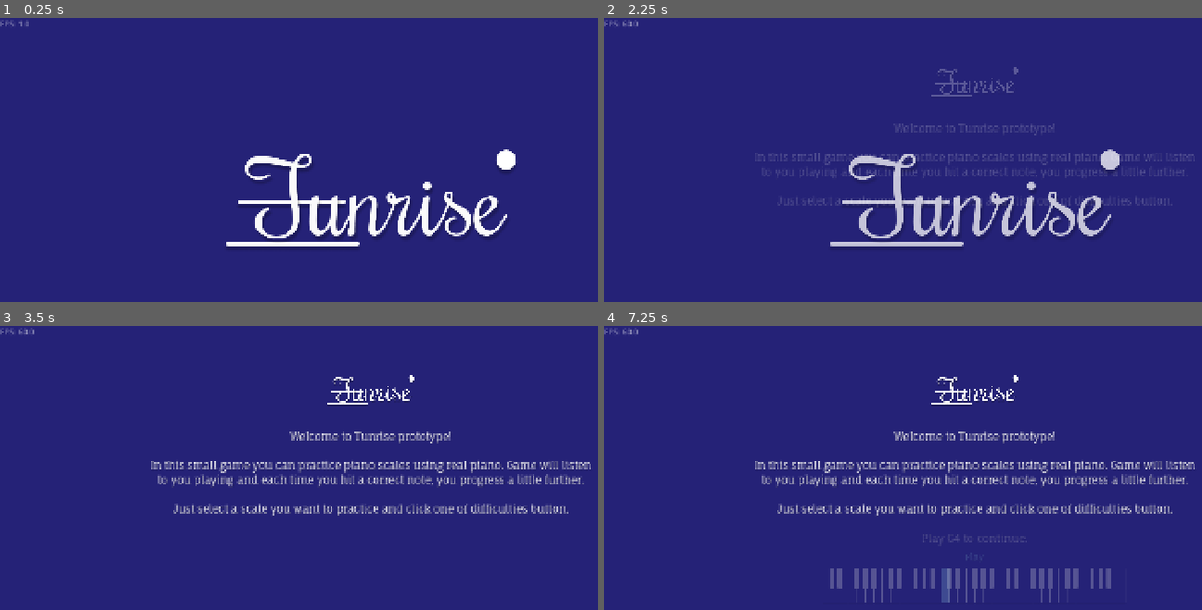
Above: before the commit, frames 1-4 (two rows, left to right).
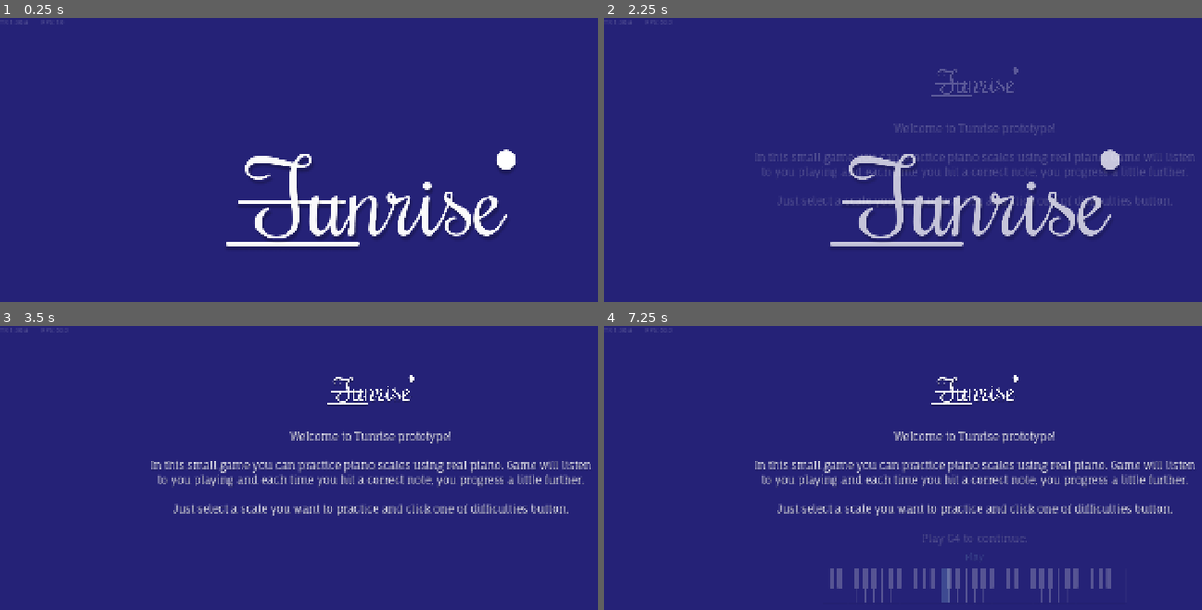
Above: after the commit, the same moments.

Repository: jw-xplore/TunnerScalePrototype
Game: Godot game, scene res://Game/Levels/Game.tscn
Two runs of this game, one before a commit and one after it. Both use one fixed random seed, a clock stepped at 60 frames per second and the inputs below.
Inputs (mouse positions are in pixels of both pictures, inside the frame that each line leads up to):
- Up to frame 1 (0.25 s): no input
- Up to frame 2 (2.25 s): click (outside the picture) at 0.5 s; click (outside the picture) at 1.25 s; click (897, 154) at 2 s
- Up to frame 3 (3.5 s): click (448, 462) at 2.75 s
- Up to frame 4 (7.25 s): click (outside the picture) at 3.5 s; click (outside the picture) at 4.25 s; click (897, 462) at 5 s; click (1052, 462) at 5.75 s; click (outside the picture) at 6.5 s

The runs differ from the first frame. In frame 1, less than 0.1% of the frame differs, in the area x 0-11%, y 0-3%; in frame 2, less than 0.1%, in the area x 0-12%, y 0-3%; in frame 3, less than 0.1%; in frame 4, less than 0.1%.

Commit message:
Changed: Audio to mp3

Diff:
--- a/Game/Levels/Game.tscn
+++ b/Game/Levels/Game.tscn
@@ -47,9 +47,19 @@
 read_delay = 7.0
 detect_tone_delay = 1.5
 
+[node name="LblVersion" type="Label" parent="."]
+z_index = 100
+offset_right = 83.0
+offset_bottom = 17.0
+theme_override_colors/font_color = Color(1, 1, 1, 0.19607843)
+theme_override_font_sizes/font_size = 12
+text = "TR 1.0.0.a"
+
 [node name="LblFps" type="Label" parent="."]
 z_index = 100
-offset_right = 40.0
-offset_bottom = 23.0
-theme_override_colors/font_color = Color(1, 1, 1, 0.5019608)
+offset_left = 83.0
+offset_right = 166.0
+offset_bottom = 17.0
+theme_override_colors/font_color = Color(1, 1, 1, 0.19607843)
+theme_override_font_sizes/font_size = 12
 text = "FPS"
--- a/Game/Levels/TestLevel.tscn
+++ b/Game/Levels/TestLevel.tscn
@@ -10,10 +10,11 @@
 [ext_resource type="Texture2D" uid="uid://kyk8n7c058xu" path="res://Game/Sprites/UI/Icon_Cancel.png" id="6_n8a3h"]
 [ext_resource type="PackedScene" uid="uid://ccpigel55v1pm" path="res://Game/Scenes/UI/PianoHint.tscn" id="8_ugqfd"]
 [ext_resource type="PackedScene" uid="uid://oce7o2nmo5cb" path="res://Game/Scenes/Sheets/SheetRenderer.tscn" id="9_abuft"]
-[ext_resource type="AudioStream" uid="uid://cgwpt731tquyo" path="res://Game/Audio/Melodies/WinMelody_placeholder.wav" id="9_ugqfd"]
+[ext_resource type="AudioStream" uid="uid://su00jtrckmg2" path="res://Game/Audio/Melodies/WinMelody.mp3" id="12_7pgud"]
 
 [node name="Level" type="Node2D" node_paths=PackedStringArray("metro", "scaleManager", "sheet_renderer", "gameplay_ui", …(218 unchanged characters)…
 script = ExtResource("1_1yube")
+_debug_note_success = true
 tones = Array[String](["C", "D", "E", "F", "G", "A", "B", "C", "C", "B", "A", "G", "F", "E", "D", "C"])
 metro = NodePath("Metronome")
 scaleManager = NodePath("ScalesManager")
@@ -338,6 +339,7 @@
 offset_right = 320.0
 offset_bottom = 286.0
 tone_game = NodePath("../../..")
+note_distance = 175.0
 fade_size = 700.0
 new_sequence_position = 1600.0
 
@@ -363,10 +365,10 @@
 [node name="Environment" type="Node2D" parent="."]
 
 [node name="WinPlayer" type="AudioStreamPlayer" parent="."]
-stream = ExtResource("9_ugqfd")
+stream = ExtResource("12_7pgud")
 
 [node name="TonePlayer" type="AudioStreamPlayer" parent="."]
-stream = ExtResource("9_ugqfd")
+stream = ExtResource("12_7pgud")
 
 [connection signal="value_changed" from="NoteUI/SettingsUI/BPMSettings/BPMSlider" to="." method="_on_bpm_slider_value_changed"]
 [connection signal="item_selected" from="NoteUI/SettingsUI/ProgressionSettings/ScaleKeyList" to="." method="_on_scale_key_list_item_selected"]
--- a/Game/Scenes/UI/MenuLayout.tscn
+++ b/Game/Scenes/UI/MenuLayout.tscn
@@ -2,26 +2,26 @@
 
 [ext_resource type="Script" uid="uid://bbg3av4d1a0l2" path="res://Game/Scripts/UI/MainMenu.gd" id="1_humqo"]
 [ext_resource type="Texture2D" uid="uid://c6qalq6hcnn3l" path="res://Game/Sprites/UI/Logo/Logo2_size2.png" id="2_aoqxq"]
-[ext_resource type="AudioStream" uid="uid://d3hbqsogetya0" path="res://Game/Audio/Tones/ToneC.wav" id="2_lox42"]
+[ext_resource type="AudioStream" uid="uid://cheyqosgx8qe6" path="res://Game/Audio/Tones/ToneC.mp3" id="2_hydpq"]
 [ext_resource type="PackedScene" uid="uid://dhksvttb8b00" path="res://Game/Scenes/UI/SimpleButton.tscn" id="2_rnaqo"]
-[ext_resource type="AudioStream" uid="uid://cugmw4rxmepce" path="res://Game/Audio/Tones/ToneCs.wav" id="3_26k17"]
+[ext_resource type="AudioStream" uid="uid://dlqxutym2m8kv" path="res://Game/Audio/Tones/ToneCs.mp3" id="3_kr1u6"]
 [ext_resource type="Texture2D" uid="uid://cwdirrcki3w22" path="res://Game/Sprites/UI/Icon_ArrowLeft.png" id="3_ptp06"]
-[ext_resource type="AudioStream" uid="uid://concmxv36vriu" path="res://Game/Audio/Tones/ToneD.wav" id="4_vxag4"]
+[ext_resource type="AudioStream" uid="uid://csod1enx112m2" path="res://Game/Audio/Tones/ToneD.mp3" id="4_r5m8m"]
 [ext_resource type="FontFile" uid="uid://dvodb7k6kojyk" path="res://Game/Font/FaunaOne-Regular.ttf" id="5_2juxp"]
 [ext_resource type="Texture2D" uid="uid://bec0cqvshybrx" path="res://Game/Sprites/UI/Icon_ArrowRight.png" id="5_aoqxq"]
-[ext_resource type="AudioStream" uid="uid://cpf6qall6rssl" path="res://Game/Audio/Tones/ToneDs.wav" id="5_divdf"]
-[ext_resource type="AudioStream" uid="uid://vvussegq410l" path="res://Game/Audio/Tones/ToneE.wav" id="6_hydpq"]
+[ext_resource type="AudioStream" uid="uid://cqjmhpx7wqo05" path="res://Game/Audio/Tones/ToneDs.mp3" id="5_i8cmy"]
+[ext_resource type="AudioStream" uid="uid://deicys3l8y7yw" path="res://Game/Audio/Tones/ToneE.mp3" id="6_rwlik"]
 [ext_resource type="Texture2D" uid="uid://bp0mfukew62ts" path="res://Game/Sprites/UI/Icon_Easy.png" id="6_ycg1d"]
 [ext_resource type="Texture2D" uid="uid://dr37pchgtq3ak" path="res://Game/Sprites/UI/Icon_Medium.png" id="7_aoqxq"]
-[ext_resource type="AudioStream" uid="uid://djyr6x55t00a4" path="res://Game/Audio/Tones/ToneF.wav" id="7_kr1u6"]
+[ext_resource type="AudioStream" uid="uid://btc17v1lid8pf" path="res://Game/Audio/Tones/ToneF.mp3" id="7_ik5ew"]
 [ext_resource type="Texture2D" uid="uid://xijgqs61jfmp" path="res://Game/Sprites/UI/Icon_Hard.png" id="8_2juxp"]
-[ext_resource type="AudioStream" uid="uid://dae862gwqsaor" path="res://Game/Audio/Tones/ToneFs.wav" id="8_r5m8m"]
-[ext_resource type="AudioStream" uid="uid://cnt38oybg4s3q" path="res://Game/Audio/Tones/ToneG.wav" id="9_i8cmy"]
-[ext_resource type="AudioStream" uid="uid://g4pajr6qsif7" path="res://Game/Audio/Tones/ToneGs.wav" id="10_rwlik"]
-[ext_resource type="AudioStream" uid="uid://bhs8d870whrgb" path="res://Game/Audio/Tones/ToneA.wav" id="11_ik5ew"]
-[ext_resource type="AudioStream" uid="uid://cy3qo1vqevtsx" path="res://Game/Audio/Tones/ToneAs.wav" id="12_3bwky"]
-[ext_resource type="AudioStream" uid="uid://ct561ilewjapt" path="res://Game/Audio/Tones/ToneB.wav" id="13_yq8wj"]
-[ext_resource type="AudioStream" uid="uid://cgwpt731tquyo" path="res://Game/Audio/Melodies/WinMelody_placeholder.wav" id="22_26k17"]
+[ext_resource type="AudioStream" uid="uid://dghddjhoc0u2e" path="res://Game/Audio/Tones/ToneFs.mp3" id="8_3bwky"]
+[ext_resource type="AudioStream" uid="uid://bqlb03wtueooj" path="res://Game/Audio/Tones/ToneG.mp3" id="9_yq8wj"]
+[ext_resource type="AudioStream" uid="uid://cl5f4yq47q0l2" path="res://Game/Audio/Tones/ToneGs.mp3" id="10_0idqh"]
+[ext_resource type="AudioStream" uid="uid://bxiuowpusr5cc" path="res://Game/Audio/Tones/ToneA.mp3" id="11_plle1"]
+[ext_resource type="AudioStream" uid="uid://dnhgtoijr21tl" path="res://Game/Audio/Tones/ToneAs.mp3" id="12_hhmxs"]
+[ext_resource type="AudioStream" uid="uid://cexhi86dnbiph" path="res://Game/Audio/Tones/ToneB.mp3" id="13_2vskq"]
+[ext_resource type="AudioStream" uid="uid://dtms2hcgov0bn" path="res://Game/Audio/Melodies/OpeningMelody.mp3" id="14_hydpq"]
 [ext_resource type="PackedScene" uid="uid://b7o43esvmuxd6" path="res://Game/Scenes/UI/FeedbackButton.tscn" id="23_vxag4"]
 [ext_resource type="PackedScene" uid="uid://ccpigel55v1pm" path="res://Game/Scenes/UI/PianoHint.tscn" id="24_divdf"]
 [ext_resource type="Script" uid="uid://53moi3obviwh" path="res://Game/Scripts/ScalesManager.gd" id="25_hydpq"]
@@ -40,10 +40,10 @@
 piano_hint = NodePath("PianoHint")
 scale_manager = NodePath("ScalesManager")
 audio_player = NodePath("AudioStreamPlayer")
-tones_sounds = Array[AudioStream]([ExtResource("2_lox42"), ExtResource("3_26k17"), ExtResource("4_vxag4"), ExtResource("5_divdf"), ExtResource("6_hydpq"), ExtResource("7_kr1u6"), ExtResource("8_r5m8m"), ExtResource("9_i8cmy"), ExtResource("10_rwlik"), ExtResource("11_ik5ew"), ExtResource("12_3bwky"), ExtResource("13_yq8wj")])
+tones_sounds = Array[AudioStream]([ExtResource("2_hydpq"), ExtResource("3_kr1u6"), ExtResource("4_r5m8m"), ExtResource("5_i8cmy"), ExtResource("6_rwlik"), ExtResource("7_ik5ew"), ExtResource("8_3bwky"), ExtResource("9_yq8wj"), ExtResource("10_0idqh"), ExtResource("11_plle1"), ExtResource("12_hhmxs"), ExtResource("13_2vskq")])
 
 [node name="AudioStreamPlayer" type="AudioStreamPlayer" parent="."]
-stream = ExtResource("22_26k17")
+stream = ExtResource("14_hydpq")
 
 [node name="Logo" type="TextureRect" parent="."]
 layout_mode = 1
--- a/Game/Scenes/UI/OpeningScreen.tscn
+++ b/Game/Scenes/UI/OpeningScreen.tscn
@@ -3,7 +3,7 @@
 [ext_resource type="Script" uid="uid://dulnyf2o6jdv8" path="res://Game/Scripts/UI/OpeningScreen.gd" id="1_737i0"]
 [ext_resource type="Texture2D" uid="uid://drwlc1ggqenl3" path="res://Game/Sprites/SunriseImage/Square.png" id="1_stf4m"]
 [ext_resource type="Texture2D" uid="uid://cq11rlpmt5ik4" path="res://Game/Sprites/UI/Logo/Logo2_size4.png" id="2_stf4m"]
-[ext_resource type="AudioStream" uid="uid://c6vsum0adr72n" path="res://Game/Audio/Melodies/OpeningMelody_placeholder.wav" id="4_6qemx"]
+[ext_resource type="AudioStream" uid="uid://dtms2hcgov0bn" path="res://Game/Audio/Melodies/OpeningMelody.mp3" id="4_6qemx"]
 
 [node name="OpeningScene" type="Control"]
 layout_mode = 3
--- a/Game/Scripts/SheetRenderer.gd
+++ b/Game/Scripts/SheetRenderer.gd
@@ -74,7 +74,7 @@
 	# Create note
 	if note_obj == null:
 		note_obj = note_quarter_scene.instantiate()
-	notes_holder.add_child(note_obj)
+		notes_holder.add_child(note_obj)
 
 	if leading_note == null:
 		leading_note = note_obj
--- a/project.godot
+++ b/project.godot
@@ -32,6 +32,7 @@
 
 [rendering]
 
-renderer/rendering_method="mobile"
+renderer/rendering_method="gl_compatibility"
+renderer/rendering_method.mobile="gl_compatibility"
 textures/vram_compression/import_etc2_astc=true
 environment/defaults/default_clear_color=Color(0.0338533, 0.0338533, 0.0338533, 1)
Not shown, added: Game/Audio/Melodies/OpeningMelody.mp3.import
Not shown, removed: Game/Audio/Melodies/OpeningMelody_placeholder.wav.import
Not shown, added: Game/Audio/Melodies/WinMelody.mp3.import
Not shown, removed: Game/Audio/Melodies/WinMelody_placeholder.wav.import
Not shown, added: Game/Audio/Tones/ToneA.mp3.import
Not shown, removed: Game/Audio/Tones/ToneA.wav.import
Not shown, added: Game/Audio/Tones/ToneAs.mp3.import
Not shown, removed: Game/Audio/Tones/ToneAs.wav.import
Not shown, added: Game/Audio/Tones/ToneB.mp3.import
Not shown, removed: Game/Audio/Tones/ToneB.wav.import
Not shown, added: Game/Audio/Tones/ToneC.mp3.import
Not shown, removed: Game/Audio/Tones/ToneC.wav.import
(and 44 more such lines)
